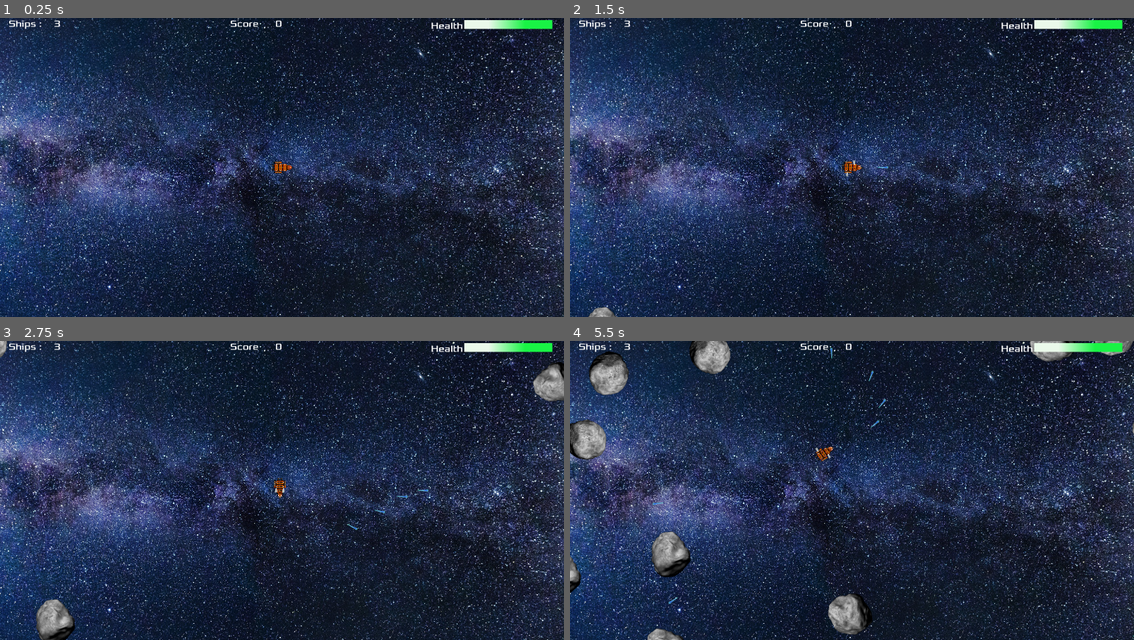
Above: before the commit, frames 1-4 (two rows, left to right).
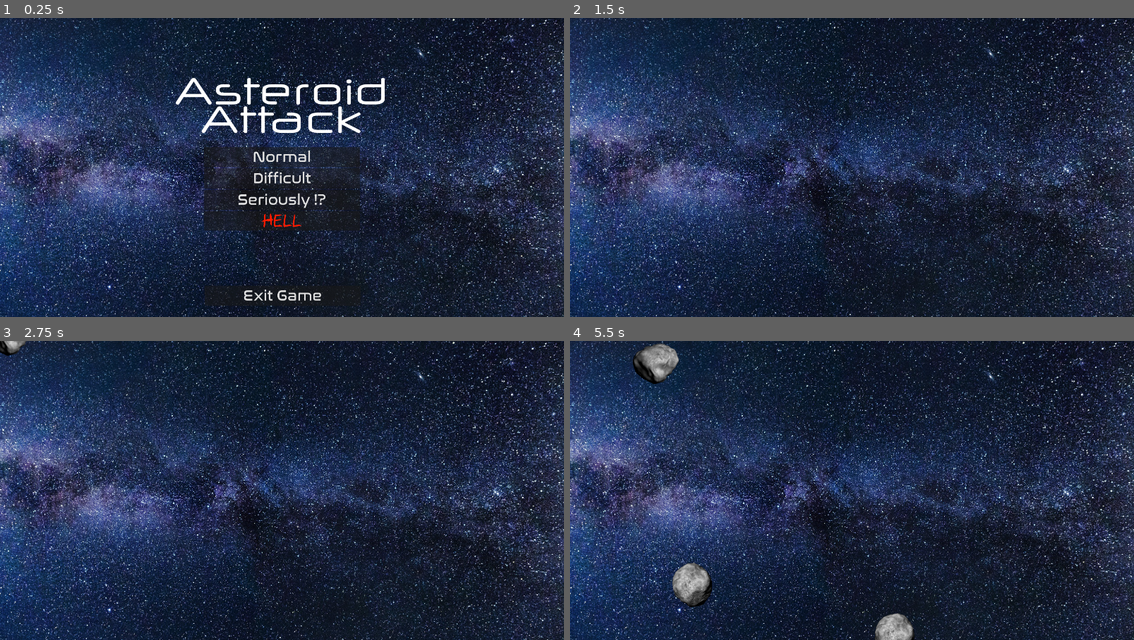
Above: after the commit, the same moments.

Repository: GregBro/Asteroids
Game: Godot game, scene res://scenes/level.tscn
Same seed, same stepped clock (60 frames per second), same inputs: the game is played once before the commit and once after it.
Inputs (mouse positions are in pixels of both pictures, inside the frame that each line leads up to):
- Up to frame 1 (0.25 s): no input
- Up to frame 2 (1.5 s): click (852, 179) at 0.5 s, where only the run after the commit has a clickable "Difficult"; tap Enter at 1.25 s; hold D (right) from 1.28 s (still down); hold Space (fire_laser) from 1.28 s (still down)
- Up to frame 3 (2.75 s): release D (right) at 2.03 s; release Space (fire_laser) at 2.03 s; hold S (reverse) from 2.03 s (still down); tap Space (fire_laser) at 2.1 s
- Up to frame 4 (5.5 s): release S (reverse) at 2.78 s; hold D (right) 2.78-3.53 s; hold Space (fire_laser) 2.78-3.53 s; hold W (forward) 3.53-4.28 s; tap Space (fire_laser) at 3.6, 5.1 s; hold Space (fire_laser) 4.28-5.03 s; hold A (left) from 4.28 s (still down)

The runs differ from the first frame. In frame 1, 6.6% of the frame differs, in the area x 1-98%, y 0-97%; in frame 2, 0.9%; in frame 3, 2.3%; in frame 4, 7.3%, in the area x 0-100%, y 0-100%.

Commit message:
Added title overlay

Diff:
--- /dev/null
+++ b/asteroid_builder.gd
@@ -0,0 +1,71 @@
+extends Node
+
+var asteroid_large_scene : PackedScene = preload("res://scenes/asteroid_large_white.tscn")
+var asteroid_medium_scene : PackedScene = preload("res://scenes/asteroid_medium_white.tscn")
+var asteroid_small_scene : PackedScene = preload("res://scenes/asteroid_small_white.tscn")
+
+enum asteroid_size  {LARGE,MEDIUM,SMALL}
+var current_asteroid_size_to_build = asteroid_size.LARGE
+var starting_asteroid_count = 4
+var asteroidCount
+
+var screensize
+
+var level_dictionary
+var level_data
+
+func buildScene() :
+	level_data = get_parent().level_data
+	print("Inside asteroidBuilder " )
+	print(level_data)
+	asteroidCount = level_data.LargeAsteroidCount
+	$AsteroidSpawnTimer.wait_time = level_data.AsteroidSpawnTime
+	screensize = get_parent().get_viewport_rect().size
+	$AsteroidSpawnTimer.start()
+
+func build_asteroid() :
+	if(asteroidCount >0) :
+		asteroidCount -= 1
+		var asteroid
+		if(current_asteroid_size_to_build == asteroid_size.LARGE) :
+			asteroid = asteroid_large_scene.instantiate()
+		if(current_asteroid_size_to_build == asteroid_size.MEDIUM) :
+			asteroid = asteroid_medium_scene.instantiate()
+		elif(current_asteroid_size_to_build == asteroid_size.SMALL) :
+			asteroid = asteroid_small_scene.instantiate()
+
+		var sprite_names = asteroid.get_node("Sprite2D").sprite_frames.get_animation_names()
+		#print(sprite_names)
+		asteroid.get_node("Sprite2D").play(sprite_names[randi()%sprite_names.size()])
+		var asteroid_spawn_location = get_parent().get_node("AsteroidPath/AsteroidPathFollow2D")
+		asteroid_spawn_location.progress_ratio = randf()
+		#asteroid_spawn_location.progress_ratio = 0.5
+		var direction = asteroid_spawn_location.rotation + PI / 2
+		# Set the asteroid's position to a random location.
+		asteroid.position = asteroid_spawn_location.position
+		#print("screen size " + str(screensize))
+		#print("Spawn Location " + str(asteroid.position))
+		# Add some randomness to the direction.
+		direction += randf_range(-PI / 4, PI / 4)
+		asteroid.rotation = direction
+
+		# Choose the velocity for the asteroid.
+		var velocity = Vector2(randf_range(level_data.AsteroidTopSpeed, 100.0), 0.0)
+		asteroid.linear_velocity = velocity.rotated(direction)
+		asteroid.add_to_group("Asteroids")
+		get_parent().add_child(asteroid)
+
+	else :
+		$AsteroidSpawnTimer.stop()
+		if current_asteroid_size_to_build == asteroid_size.LARGE :
+			asteroidCount = level_data.MediumAsteroidCount
+			current_asteroid_size_to_build = asteroid_size.MEDIUM
+			$AsteroidSpawnTimer.start()
+		elif  current_asteroid_size_to_build == asteroid_size.MEDIUM :
+			asteroidCount = level_data.SmallAsteroidCount
+			current_asteroid_size_to_build = asteroid_size.SMALL
+			$AsteroidSpawnTimer.start()
+
+
+func _on_asteroid_spawn_timer_timeout():
+	build_asteroid()
--- /dev/null
+++ b/asteroid_builder.tscn
@@ -0,0 +1,11 @@
+[gd_scene load_steps=2 format=3 uid="uid://pjoocqrbgpf"]
+
+[ext_resource type="Script" path="res://asteroid_builder.gd" id="1_2f2ks"]
+
+[node name="AsteroidBuilder" type="Node"]
+script = ExtResource("1_2f2ks")
+
+[node name="AsteroidSpawnTimer" type="Timer" parent="."]
+wait_time = 4.0
+
+[connection signal="timeout" from="AsteroidSpawnTimer" to="." method="_on_asteroid_spawn_timer_timeout"]
--- a/data/LevelData.json
+++ b/data/LevelData.json
@@ -1,11 +1,23 @@
 [
  {
+   "Level": 0,
+   "LargeAsteroidCount": 4,
+   "MediumAsteroidCount": 6,
+   "SmallAsteroidCount": 4,
+   "AsteroidSpawnTime": 1.5,
+   "ShipsAdded": 0,
+   "AsteroidTopSpeed" : 120,
+   "PlayerEnabled" : false
+  },
+  {
    "Level": 1,
    "LargeAsteroidCount": 4,
-   "MediumAsteroidCount": 2,
-   "SmallAsteroidCount": 1,
+   "MediumAsteroidCount": 0,
+   "SmallAsteroidCount": 0,
    "AsteroidSpawnTime": 4,
-   "ShipsAdded": 0
+   "ShipsAdded": 0,
+   "AsteroidTopSpeed" : 120,
+   "PlayerEnabled" : true
  },
  {
    "Level": 2,
@@ -13,7 +25,9 @@
    "MediumAsteroidCount": 2,
    "SmallAsteroidCount": 0,
    "AsteroidSpawnTime": 3,
-   "ShipsAdded": 0
+   "ShipsAdded": 0,
+   "AsteroidTopSpeed" : 120,
+   "PlayerEnabled" : true
  },
  {
    "Level": 3,
@@ -21,14 +35,18 @@
    "MediumAsteroidCount": 4,
    "SmallAsteroidCount": 4,
    "AsteroidSpawnTime": 2,
-   "ShipsAdded": 1
+   "ShipsAdded": 1,
+   "AsteroidTopSpeed" : 120,
+   "PlayerEnabled" : true
  },
  {
    "Level": 4,
-   "LargeAsteroidCount": 15,
+   "LargeAsteroidCount": 5,
    "MediumAsteroidCount": 0,
-   "SmallAsteroidCount": 0,
+   "SmallAsteroidCount": 15,
    "AsteroidSpawnTime": 0.5,
-   "ShipsAdded": 0
+   "ShipsAdded": 0,
+   "AsteroidTopSpeed" : 130,
+   "PlayerEnabled" : true
  }
 ]
--- a/scenes/Asteroid.gd
+++ b/scenes/Asteroid.gd
@@ -66,8 +66,24 @@
 		queue_free()
 		var asteroids = get_tree().get_nodes_in_group("Asteroids")
 		print("In Asteroid Hit Asteroid count : " + str(asteroids.size()))
-		if asteroids.size() == 0 :
-			print("No More Asteroids")
-			MsgQueue.send_score_change(1000)
-			MsgQueue.send_rebuild_asteroids()
-			Globals.level += 1
+		if asteroids.size() <=2 :
+			if check_for_lost_asteroids() == false :
+				print("No More Asteroids")
+				MsgQueue.send_score_change(1000)
+				MsgQueue.send_rebuild_asteroids()
+				Globals.level += 1
+
+func check_for_lost_asteroids():
+	var asteroids = get_tree().get_nodes_in_group("Asteroids")
+	var at_least_1_visible  : bool = false
+	#check each asteroid in the tree to see if they are all non-visible
+	for n in asteroids :
+		if n.position.x > 0	&& n.position.x < screensize.x && n.position.y > 0	&& n.position.y < screensize.y :
+			at_least_1_visible = true
+
+	if at_least_1_visible == false :
+		print("Cleaning up lost asteroids")
+		for n in asteroids :
+			n.queue_free()
+
+	return at_least_1_visible
--- a/scenes/asteroid.tscn
+++ b/scenes/asteroid.tscn
@@ -1,13 +1,15 @@
 [gd_scene load_steps=2 format=3 uid="uid://dlnug3u81xf7s"]
 
 [sub_resource type="PhysicsMaterial" id="PhysicsMaterial_bmss2"]
+bounce = 1.0
 
 [node name="Asteroid" type="RigidBody2D" groups=["Asteroids"]]
 collision_layer = 2
 collision_mask = 5
-mass = 0.01
+mass = 10.0
 physics_material_override = SubResource("PhysicsMaterial_bmss2")
 gravity_scale = 0.0
 max_contacts_reported = 1
 contact_monitor = true
+linear_damp_mode = 1
 angular_velocity = -0.0349066
--- a/scenes/asteroid_large.gd
+++ b/scenes/asteroid_large.gd
@@ -3,5 +3,5 @@
 func _ready():
 	asteroid_size = Size.LARGE
 	hit_points = 5
-	screensize = get_viewport_rect().size
 	hit_offset = -50
+	mass = 1000
--- a/scenes/asteroid_medium_white.gd
+++ b/scenes/asteroid_medium_white.gd
@@ -3,5 +3,5 @@
 func _ready():
 	asteroid_size = Size.MEDIUM
 	hit_points = 3
-	screensize = get_viewport_rect().size
 	hit_offset = -30
+	mass = 300
--- a/scenes/asteroid_small_white.gd
+++ b/scenes/asteroid_small_white.gd
@@ -3,5 +3,5 @@
 func _ready():
 	asteroid_size = Size.SMALL
 	hit_points = 3
-	screensize = get_viewport_rect().size
 	hit_offset = -20
+	mass = 10
--- a/scenes/globals.gd
+++ b/scenes/globals.gd
@@ -20,7 +20,6 @@
 		return level
 	set(value):
 		level = value
-		check_level()
 
 var ship_health_initial_value = 1
 var ship_health = ship_health_initial_value :
@@ -29,7 +28,3 @@
 	set(value):
 		ship_health = value
 		MsgQueue.send_ship_health()
-
-func check_level() :
-	if level % 3 == 0 :
-		ships += 1
--- a/scenes/level.gd
+++ b/scenes/level.gd
@@ -12,21 +12,33 @@
 var starting_asteroid_count = 4
 var asteroidCount
 
+enum difficulty_enum {NORMAL,HARD,SERIOUSLY,HELL}
+var difficulty : difficulty_enum  = difficulty_enum.NORMAL:
+	get :
+		return difficulty
+	set(value):
+		$TitleOverlay.hide()
+		difficulty = value
+
 var screensize
 
 var level_dictionary
 var level_data
 
 func _ready():
+	#Input.set_mouse_mode(Input.MOUSE_MODE_HIDDEN)
 	screensize = get_viewport_rect().size
 	MsgQueue.connect("fire_laser", fire_laser)
 	MsgQueue.connect("asteroid_hit", asteroid_hit)
 	MsgQueue.connect("asteroid_breakup", asteroid_breakup)
 	MsgQueue.connect("lose_ship", lose_ship)
-	#MsgQueue.connect("rebuild_asteroids", start_asteroid_spawn_timer)
+	MsgQueue.connect("rebuild_asteroids", setup_game)
 	Globals.ships = Globals.ships_starting_amount
 	load_level_dictionary()
-	setup_game()
+	level_data = level_dictionary[0]
+	#setup_game()
+	$AsteroidBuilder.buildScene()
+
 
 func load_level_dictionary() :
 	var file = "res://data/LevelData.json"
@@ -35,27 +47,19 @@
 	#print(level_dictionary)
 
 func setup_game() :
-	level_data = level_dictionary[Globals.level -1]
-	level_data = level_dictionary[3]
+	var asteroids = get_tree().get_nodes_in_group("Asteroids")
+	for n in asteroids :
+		n.queue_free()
+
+	build_player()
+	setup_level()
+	#$AsteroidSpawnTimer.start()
+
+func setup_level() :
+	level_data = level_dictionary[Globals.level ]
+	#level_data = level_dictionary[3]
 	print(level_data)
-	asteroidCount = level_data.LargeAsteroidCount
-	$AsteroidSpawnTimer.wait_time = level_data.AsteroidSpawnTime
-	build_player()
 	Globals.ships += level_data.ShipsAdded
-	Input.set_mouse_mode(Input.MOUSE_MODE_HIDDEN)
-	#Globals.connect("level_change", next_level)
-	#Globals.connect("ship_change", check_for_game_over)
-	#Globals.ships = Globals.ships_starting_amount
-	#Globals.score = 0
-
-func _on_asteroid_spawn_timer_timeout():
-	#print("Building Asteroid")
-	build_asteroid()
-
-func start_asteroid_spawn_timer() :
-	#asteroidCount = starting_asteroid_count
-	#print("Starting Asteroid timer")
-	$AsteroidSpawnTimer.start()
 
 func build_player() :
 	#print("build_player")
@@ -66,49 +70,6 @@
 	Globals.ship_health = 3
 	#return player_node
 
-func build_asteroid() :
-	if(asteroidCount >0) :
-		asteroidCount -= 1
-		var asteroid
-		if(current_asteroid_size_to_build == asteroid_size.LARGE) :
-			asteroid = asteroid_large_scene.instantiate()
-		if(current_asteroid_size_to_build == asteroid_size.MEDIUM) :
-			asteroid = asteroid_medium_scene.instantiate()
-		elif(current_asteroid_size_to_build == asteroid_size.SMALL) :
-			asteroid = asteroid_small_scene.instantiate()
-
-		var sprite_names = asteroid.get_node("Sprite2D").sprite_frames.get_animation_names()
-		#print(sprite_names)
-		asteroid.get_node("Sprite2D").play(sprite_names[randi()%sprite_names.size()])
-		var asteroid_spawn_location = get_node("AsteroidPath/AsteroidPathFollow2D")
-		asteroid_spawn_location.progress_ratio = randf()
-		#asteroid_spawn_location.progress_ratio = 0.5
-		var direction = asteroid_spawn_location.rotation + PI / 2
-		# Set the asteroid's position to a random location.
-		asteroid.position = asteroid_spawn_location.position
-		print("screen size " + str(screensize))
-		print("Spawn Location " + str(asteroid.position))
-
-		# Add some randomness to the direction.
-		direction += randf_range(-PI / 4, PI / 4)
-		asteroid.rotation = direction
-
-		# Choose the velocity for the asteroid.
-		var velocity = Vector2(randf_range(120.0, 100.0), 0.0)
-		asteroid.linear_velocity = velocity.rotated(direction)
-		asteroid.add_to_group("Asteroids")
-		add_child(asteroid)
-
-	else :
-		$AsteroidSpawnTimer.stop()
-		if current_asteroid_size_to_build == asteroid_size.LARGE :
-			asteroidCount = level_data.MediumAsteroidCount
-			current_asteroid_size_to_build = asteroid_size.MEDIUM
-			$AsteroidSpawnTimer.start()
-		elif  current_asteroid_size_to_build == asteroid_size.MEDIUM :
-			asteroidCount = level_data.SmallAsteroidCount
-			current_asteroid_size_to_build = asteroid_size.SMALL
-			$AsteroidSpawnTimer.start()
 
 func fire_laser(player_pos,player_direction):
 	var laser = laser_scene.instantiate()
@@ -182,8 +143,7 @@
 
 func _on_ready_timer_timeout():
 	$UI/MsgLabel.hide()
-	build_player()
-
+	#build_player()
 
 func _on_game_over_timer_timeout():
 	$UI/MsgLabel.hide()
@@ -192,3 +152,6 @@
 	Globals.ships = Globals.ships_starting_amount
 	setup_game()
 	$AsteroidSpawnTimer.start()
+
+func quit_game() :
+	get_tree().quit()
--- a/scenes/level.tscn
+++ b/scenes/level.tscn
@@ -1,8 +1,10 @@
-[gd_scene load_steps=5 format=3 uid="uid://dhd6a6auaqohd"]
+[gd_scene load_steps=7 format=3 uid="uid://dhd6a6auaqohd"]
 
 [ext_resource type="Script" path="res://scenes/level.gd" id="1_6idde"]
 [ext_resource type="Texture2D" uid="uid://imarlerl1ow4" path="res://art/milky-way.jpg" id="2_r56mu"]
+[ext_resource type="PackedScene" uid="uid://dswme2u08wu4y" path="res://title_overlay.tscn" id="4_0dy05"]
 [ext_resource type="PackedScene" uid="uid://du16h7w8cu6rg" path="res://scenes/user_interface.tscn" id="4_saxq1"]
+[ext_resource type="PackedScene" uid="uid://pjoocqrbgpf" path="res://asteroid_builder.tscn" id="5_emm2q"]
 
 [sub_resource type="Curve2D" id="Curve2D_3ao1m"]
 _data = {
@@ -27,11 +29,6 @@
 position = Vector2(-148, -140.713)
 rotation = 0.000935891
 
-[node name="AsteroidSpawnTimer" type="Timer" parent="."]
-autostart = true
-
-[node name="NextLevelTimer" type="Timer" parent="."]
-
 [node name="ReadyTimer" type="Timer" parent="."]
 wait_time = 4.0
 one_shot = true
@@ -39,8 +36,11 @@
 [node name="GameOverTimer" type="Timer" parent="."]
 
 [node name="UI" parent="." instance=ExtResource("4_saxq1")]
+visible = false
 
-[connection signal="timeout" from="AsteroidSpawnTimer" to="." method="_on_asteroid_spawn_timer_timeout"]
-[connection signal="timeout" from="NextLevelTimer" to="." method="_on_next_level_timer_timeout"]
+[node name="TitleOverlay" parent="." instance=ExtResource("4_0dy05")]
+
+[node name="AsteroidBuilder" parent="." instance=ExtResource("5_emm2q")]
+
 [connection signal="timeout" from="ReadyTimer" to="." method="_on_ready_timer_timeout"]
 [connection signal="timeout" from="GameOverTimer" to="." method="_on_game_over_timer_timeout"]
--- a/scenes/user_interface.gd
+++ b/scenes/user_interface.gd
@@ -6,6 +6,7 @@
 	MsgQueue.connect("score_change", score_change)
 	MsgQueue.connect("ship_change", ship_change)
 	MsgQueue.connect("ship_health", ship_health)
+	$LevelTest.pressed.connect(self.level_test_button_pressed)
 
 func score_change(score) :
 	$HBoxContainer2/ScoreLabel.text = str(score)
@@ -17,3 +18,6 @@
 func ship_health(health) :
 	#print("Received Health Signal : " + str(health))
 	$HBoxContainer3/HealthProgressBar.value = health
+
+func level_test_button_pressed() :
+	print("Button Pressed")
--- a/scenes/user_interface.tscn
+++ b/scenes/user_interface.tscn
@@ -98,5 +98,13 @@
 wait_time = 4.0
 one_shot = true
 
+[node name="LevelTest" type="Button" parent="."]
+offset_left = 49.0
+offset_top = 167.0
+offset_right = 134.0
+offset_bottom = 198.0
+text = "Test Level
+"
+
 [connection signal="timeout" from="GameOverTimer" to="." method="_on_game_over_timer_timeout"]
 [connection signal="timeout" from="ReadyTimer" to="." method="_on_ready_timer_timeout"]
--- /dev/null
+++ b/title_overlay.gd
@@ -0,0 +1,24 @@
+extends CanvasLayer
+
+func _ready() :
+	$ExitButton.pressed.connect(self.quit_game)
+	$VBoxContainer/NormalDifficultyButton.pressed.connect(self.set_level_normal)
+	$VBoxContainer/HardDifficultyButton.pressed.connect(self.set_level_hard)
+	$VBoxContainer/SeriouslyDifficultyButton.pressed.connect(self.set_level_seriously)
+	$VBoxContainer/HellDifficultyButton.pressed.connect(self.set_level_hell)
+
+func set_level_normal() :
+	get_parent().difficulty = get_parent().difficulty_enum.NORMAL
+
+func set_level_hard() :
+	get_parent().difficulty = get_parent().difficulty_enum.HARD
+
+func set_level_seriously() :
+	get_parent().difficulty = get_parent().difficulty_enum.SERIOUSLY
+
+func set_level_hell() :
+	get_parent().difficulty = get_parent().difficulty_enum.HELL
+
+func quit_game() :
+	print("Quit")
+	get_parent().quit_game()
--- /dev/null
+++ b/title_overlay.tscn
@@ -0,0 +1,90 @@
+[gd_scene load_steps=7 format=3 uid="uid://dswme2u08wu4y"]
+
+[ext_resource type="FontFile" uid="uid://dbhogpgfwac0v" path="res://fonts/neuropol x free.ttf" id="1_6p1da"]
+[ext_resource type="Script" path="res://title_overlay.gd" id="1_fqqxi"]
+[ext_resource type="FontFile" uid="uid://jil4hk24nacm" path="res://fonts/nasalization-rg.ttf" id="2_0dgji"]
+[ext_resource type="FontFile" uid="uid://cfnkkwndrpkfv" path="res://fonts/Unutterable-z8E8X.ttf" id="3_qp4jh"]
+
+[sub_resource type="Theme" id="Theme_uk35n"]
+
+[sub_resource type="ButtonGroup" id="ButtonGroup_1qdcw"]
+
+[node name="TitleOverlay" type="CanvasLayer"]
+script = ExtResource("1_fqqxi")
+
+[node name="Label" type="Label" parent="."]
+anchors_preset = 8
+anchor_left = 0.5
+anchor_top = 0.5
+anchor_right = 0.5
+anchor_bottom = 0.5
+offset_left = -365.0
+offset_top = -291.0
+offset_right = 365.0
+offset_bottom = -100.0
+grow_horizontal = 2
+grow_vertical = 2
+theme_override_fonts/font = ExtResource("1_6p1da")
+theme_override_font_sizes/font_size = 128
+text = "Asteroid
+Attack"
+horizontal_alignment = 1
+
+[node name="VBoxContainer" type="VBoxContainer" parent="."]
+anchors_preset = 8
+anchor_left = 0.5
+anchor_top = 0.5
+anchor_right = 0.5
+anchor_bottom = 0.5
+offset_left = -265.0
+offset_top = -70.0
+offset_right = 265.0
+offset_bottom = 244.0
+grow_horizontal = 2
+grow_vertical = 2
+theme = SubResource("Theme_uk35n")
+
+[node name="NormalDifficultyButton" type="Button" parent="VBoxContainer"]
+layout_mode = 2
+theme_override_fonts/font = ExtResource("2_0dgji")
+theme_override_font_sizes/font_size = 50
+button_group = SubResource("ButtonGroup_1qdcw")
+text = "Normal"
+
+[node name="HardDifficultyButton" type="Button" parent="VBoxContainer"]
+layout_mode = 2
+theme_override_fonts/font = ExtResource("2_0dgji")
+theme_override_font_sizes/font_size = 50
+button_group = SubResource("ButtonGroup_1qdcw")
+text = "Difficult"
+
+[node name="SeriouslyDifficultyButton" type="Button" parent="VBoxContainer"]
+layout_mode = 2
+theme_override_fonts/font = ExtResource("2_0dgji")
+theme_override_font_sizes/font_size = 50
+button_group = SubResource("ButtonGroup_1qdcw")
+text = "Seriously !?"
+
+[node name="HellDifficultyButton" type="Button" parent="VBoxContainer"]
+layout_mode = 2
+theme_override_colors/font_color = Color(1, 0.105882, 0, 1)
+theme_override_fonts/font = ExtResource("3_qp4jh")
+theme_override_font_sizes/font_size = 50
+button_group = SubResource("ButtonGroup_1qdcw")
+text = "HELL"
+
+[node name="ExitButton" type="Button" parent="."]
+anchors_preset = 7
+anchor_left = 0.5
+anchor_top = 1.0
+anchor_right = 0.5
+anchor_bottom = 1.0
+offset_left = -263.0
+offset_top = -107.0
+offset_right = 267.0
+offset_bottom = -38.0
+grow_horizontal = 2
+grow_vertical = 0
+theme_override_fonts/font = ExtResource("2_0dgji")
+theme_override_font_sizes/font_size = 50
+text = "Exit Game"
Binary file added: fonts/FutureSpace.ttf
Not shown, added: fonts/FutureSpace.ttf.import
Binary file added: fonts/Unutterable-z8E8X.ttf
Not shown, added: fonts/Unutterable-z8E8X.ttf.import
Binary file added: fonts/UnutterableItalic-jE2E9.ttf
Not shown, added: fonts/UnutterableItalic-jE2E9.ttf.import
Binary file added: fonts/nasalization-rg.ttf
Not shown, added: fonts/nasalization-rg.ttf.import
Binary file added: fonts/neuropol x free.ttf
Not shown, added: fonts/neuropol x free.ttf.import
